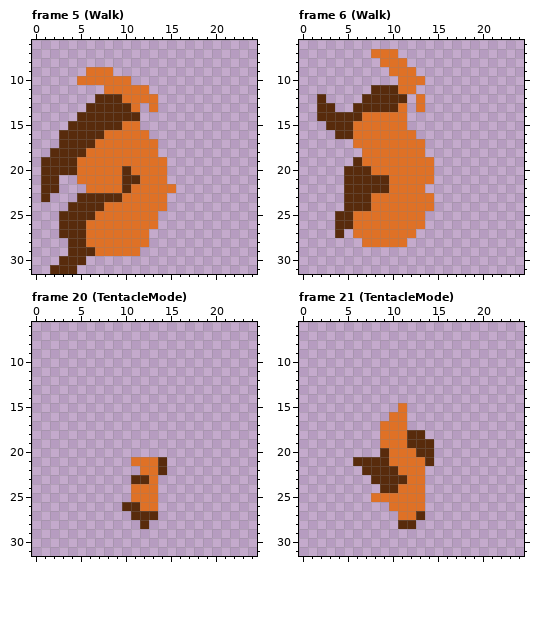
Pixel-art file -- assets/characters/player.ase. Above, as it was before the edit.
32x32 pixels, 24 frames. Shown: frame 5 (Walk): x 0..24, y 6..31; frame 6 (Walk): x 0..24, y 6..31; frame 20 (TentacleMode): x 0..24, y 6..31; frame 21 (TentacleMode): x 0..24, y 6..31. The commit also changed other frames, which this record leaves out.
Once edited:
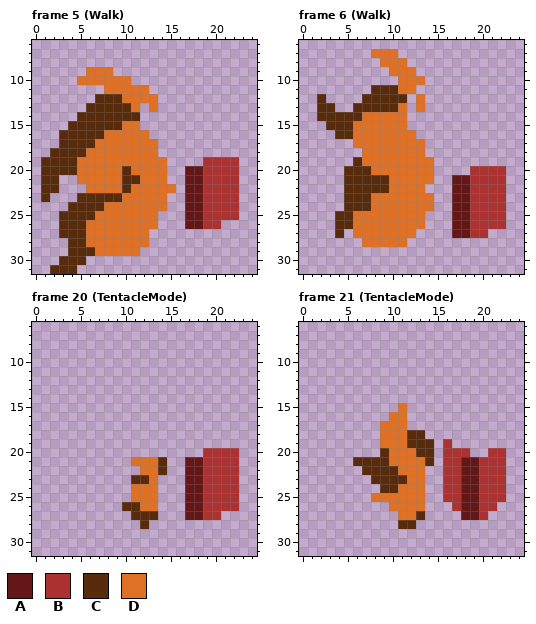
Palette (. is transparent): A #641717  B #ac3232  C #582b0c  D #df7126
Changes in this commit:
layer ">Books/ClosedBook" now shown
Frame 5 (Walk), layer ">Books/ClosedBook":
y 19: x 19..22 .... -> BBBB
y 20..25: x 17..22 ...... -> AABBBB
y 26: x 17..20 .... -> AABB
Frame 6 (Walk), layer ">Books/ClosedBook":
y 20: x 19..22 .... -> BBBB
y 21..26: x 17..22 ...... -> AABBBB
y 27: x 17..20 .... -> AABB
Frame 20 (TentacleMode), layer ">Books/ClosedBook": the same change as frame 6 (Walk)
Frame 21 (TentacleMode), layer ">Books/ClosedBook":
y 19: x 16 . -> B
y 20: x 16..18 ... -> BBB; x 21..22 .. -> BB
y 21..25: x 16..22 ....... -> BBAABBB
y 26: x 17..21 ..... -> BAABB
y 27: x 18..20 ... -> AAB
Pixel boxes of the changes (left, top, right, bottom) in both pictures:
added: (185, 157, 239, 229)
added: (452, 166, 506, 238)
added: (185, 448, 239, 520)
added: (443, 439, 506, 520)
